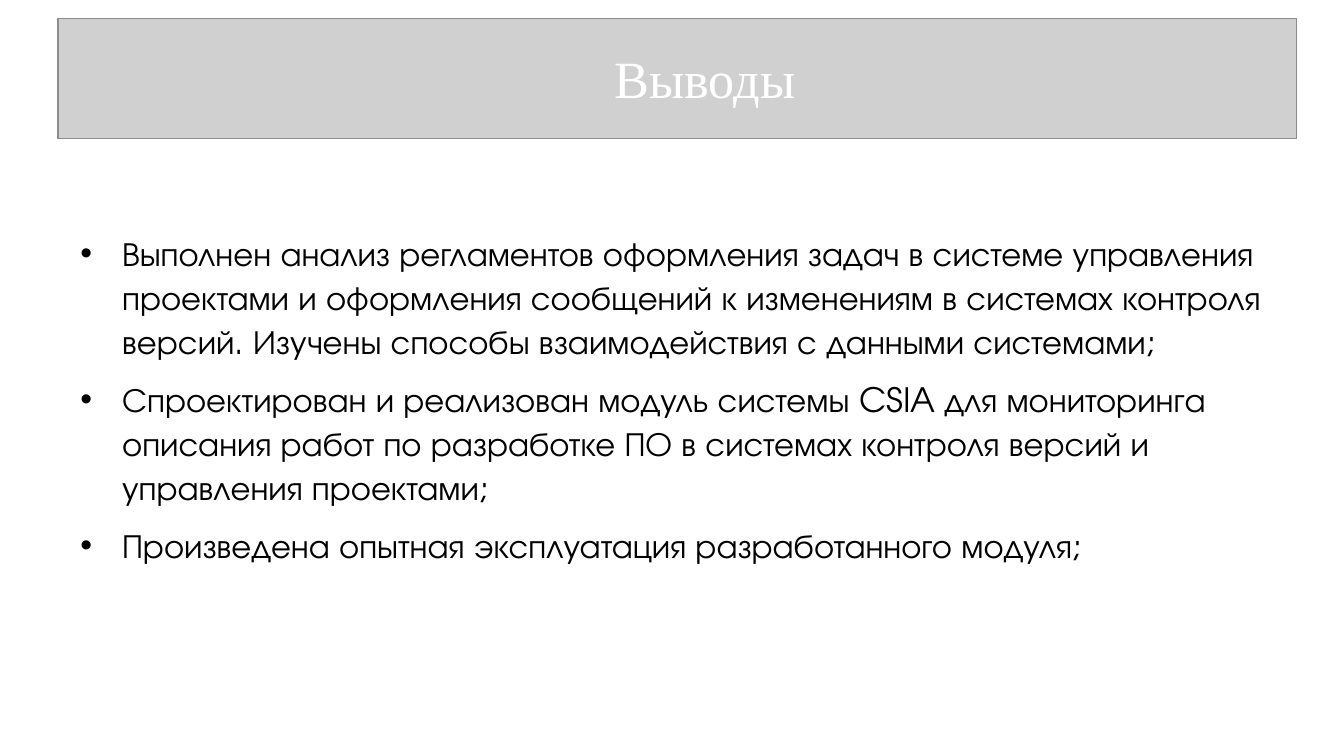
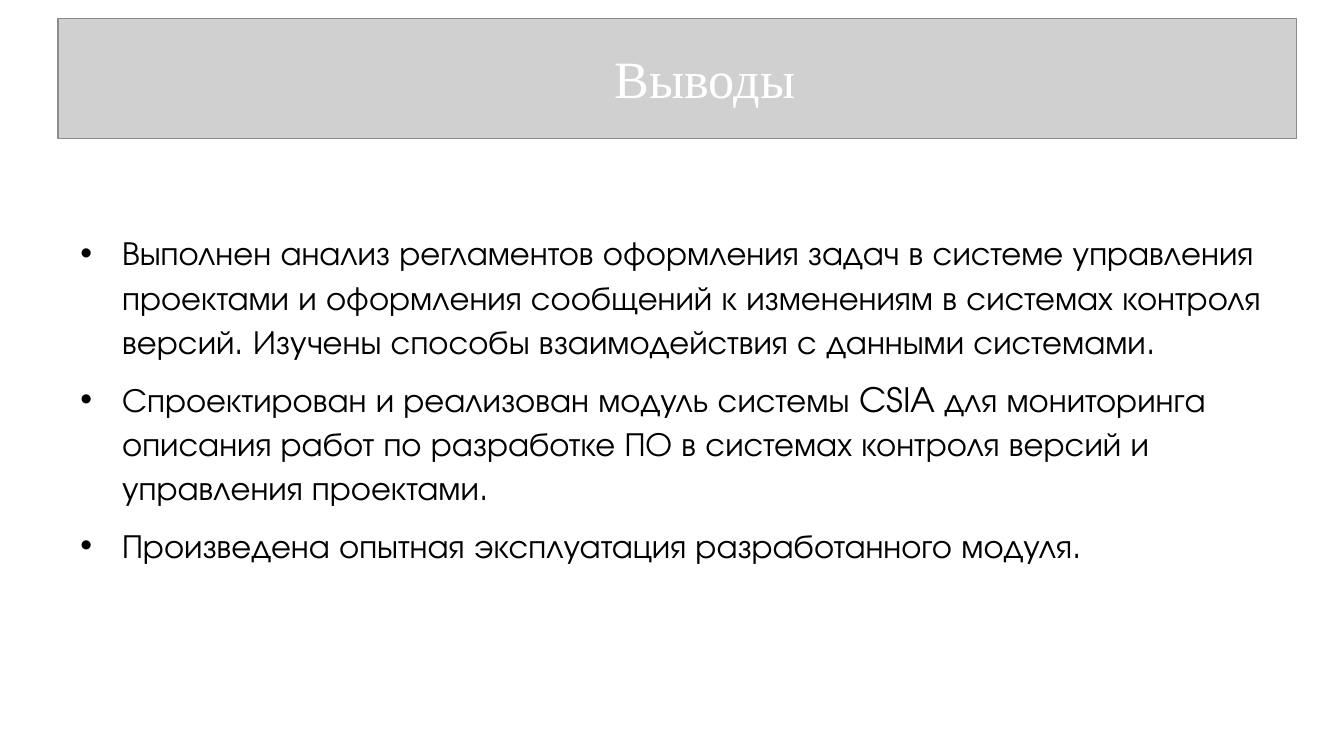
Before and after one commit to Rokfessor/Std, a slide deck: slide 8 of Диплом/Презентация.pptx. Drawn at 1344x756 pixels with LibreOffice and Linux fonts; fonts in the diff are those of the drawing; grey boxes stand for pictures. Boxes give left, top, right and bottom in pixels: in the first picture for what was removed or moved away, otherwise in the second. Text is boxed around its words. In the diff, an @@ line names an element or a change of style, - is before the commit and + after.

```diff
--- a/Диплом/Презентация.pptx
+++ b/Диплом/Презентация.pptx
@@ text at (122, 242, 1260, 564): text changed @@
-• Выполнен анализ регламентов оформления задач в системе управления проектами и оформления сообщений к изменениям в системах контроля версий. Изучены способы взаимодействия с данными системами;
-• Спроектирован и реализован модуль системы CSIA для мониторинга описания работ по разработке ПО в системах контроля версий и управления проектами;
-• Произведена опытная эксплуатация разработанного модуля;
+• Выполнен анализ регламентов оформления задач в системе управления проектами и оформления сообщений к изменениям в системах контроля версий. Изучены способы взаимодействия с данными системами.
+• Спроектирован и реализован модуль системы CSIA для мониторинга описания работ по разработке ПО в системах контроля версий и управления проектами.
+• Произведена опытная эксплуатация разработанного модуля.
```
Also in this commit, not shown: 5 other slides changed, 14 other files.
